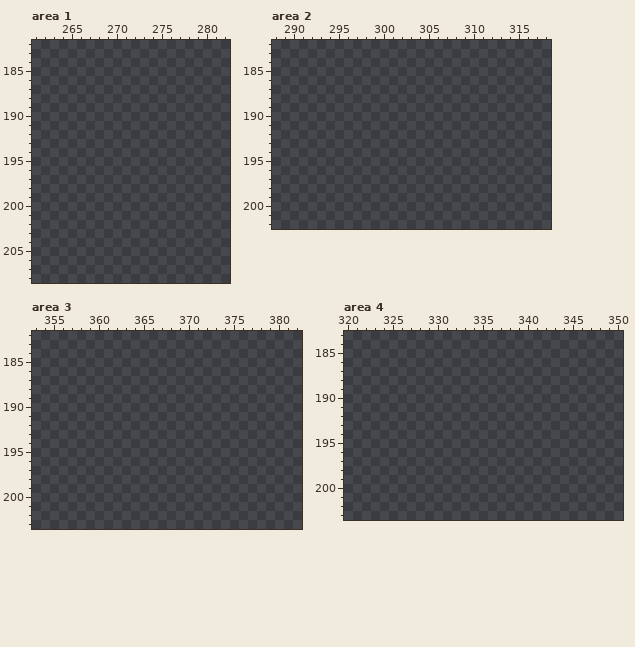
Two versions of one pixel-art file, Game_House_asets.aseprite. The first picture shows the starting point.
889x1000 pixels, 1 frame. Colours within 5 levels of each other are drawn and written as one. Shown: area 1: x 261..282, y 182..208; area 2: x 288..318, y 182..202; area 3: x 353..382, y 182..203; area 4: x 320..350, y 183..203. The commit also changed other parts of the picture, which this record leaves out.
Palette (. is transparent): 
Once edited:
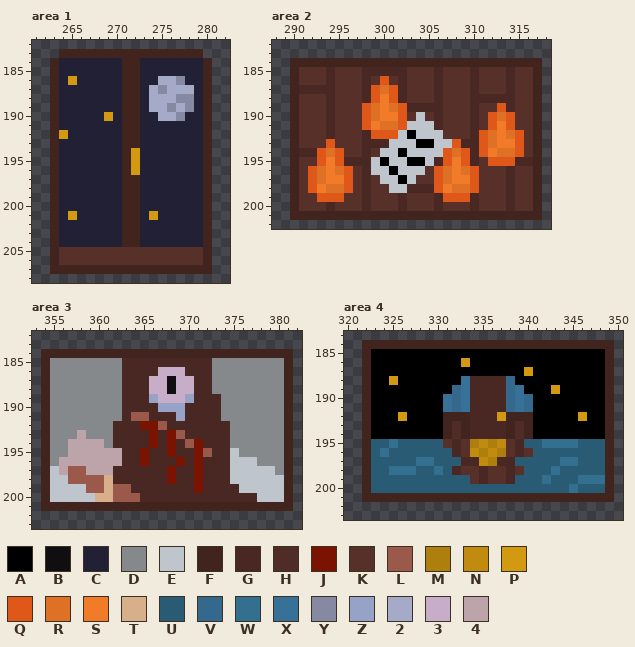
Colours new in this view: A #000000  B #100e10  C #222034  D #85898c  E #bfc5cc  F #42241f  G #492823  H #502c26  J #7a1400  K #57302a  L #9a594a  M #af7f0e  N #c08b0f  P #d39911  Q #df5719  R #df7126  S #f27b29  T #d7b08b  U #2a5b75  V #34688c  W #336f8f  X #387198  Y #8589a1  Z #97a2c7  2 #a5aac9  3 #c7adc7  4 #bda3aa
From old to new:
Area 1:
y 183: x 264..279 ................ -> FFFFFFFFFFFFFFFF
y 184..185: x 263..280 .................. -> FCCCCCCCFFCCCCCCCF
y 186: x 263..280 .................. -> FCPCCCCCFFCC22YCCF
y 187: x 263..280 .................. -> FCCCCCCCFFC2Y222CF
y 188: x 263..280 .................. -> FCCCCCCCFFC222YYCF
y 189: x 263..280 .................. -> FCCCCCCCFFC22Y2YCF
y 190: x 263..280 .................. -> FCCCCCPCFFCC22YCCF
y 191: x 263..280 .................. -> FCCCCCCCFFCCCCCCCF
y 192: x 263..280 .................. -> FPCCCCCCFFCCCCCCCF
y 193: x 263..280 .................. -> FCCCCCCCFFCCCCCCCF
y 194..196: x 263..280 .................. -> FCCCCCCCFPCCCCCCCF
y 197..200: x 263..280 .................. -> FCCCCCCCFFCCCCCCCF
y 201: x 263..280 .................. -> FCPCCCCCFFCPCCCCCF
y 202..204: x 263..280 .................. -> FCCCCCCCFFCCCCCCCF
y 205..206: x 263..280 .................. -> FKKKKKKKKKKKKKKKKF
y 207: x 263..280 .................. -> FFFFFFFFFFFFFFFFFF
Area 2:
y 184: x 290..317 ............................ -> FFFFFFFFFFFFFFFFFFFFFFFFFFFF
y 185: x 290..317 ............................ -> FKKKGKKKGGGGGKKKGKKKGKKKGKKF
y 186: x 290..317 ............................ -> FKKKGKKKGKQKGKKKGKKKGKKKGKKF
y 187: x 290..317 ............................ -> FGGGGKKKGQRQGKKKGKKKGKKKGKKF
y 188: x 290..317 ............................ -> FKKKGKKKGQSQGKKKGKKKGGGGGKKF
y 189: x 290..317 ............................ -> FKKKGKKKQRSRQGGGGKKKGKKQGKKF
y 190: x 290..317 ............................ -> FKKKGKKKQRSSQKEKGKKKGKQRQKKF
y 191: x 290..317 ............................ -> FKKKGKKKQSRRQEEEGKKKGKQSQKKF
y 192: x 290..317 ............................ -> FKKKGKKKGQQQEAEEEKKKGQRSRQKF
y 193: x 290..317 ............................ -> FKKKQKKKGGGEEEAAEEQGGQRSSQKF
y 194: x 290..317 ............................ -> FGGQRQKKGKEEAEEEEQRQGQSRRQKF
y 195: x 290..317 ............................ -> FKKQSQGGGEAEEAAEGQSQGKQQQGGF
y 196: x 290..317 ............................ -> FKQRSRQKGEEAEEEKQRSRQKKKGKKF
y 197: x 290..317 ............................ -> FKQRSSQKGKEEAEKKQRSSQKKKGKKF
y 198: x 290..317 ............................ -> FKQSRRQKGKKEEGGGQSRRQKKKGKKF
y 199: x 290..317 ............................ -> FKKQQQKKGKKKGKKKGQQQGKKKGKKF
y 200: x 290..317 ............................ -> FKKKGKKKGKKKGKKKGKKKGKKKGKKF
y 201: x 290..317 ............................ -> FFFFFFFFFFFFFFFFFFFFFFFFFFFF
Area 3:
y 184: x 354..381 ............................ -> FFFFFFFFFFFFFFFFFFFFFFFFFFFF
y 185: x 354..381 ............................ -> FDDDDDDDDGGGGGGGGGGDDDDDDDDF
y 186: x 354..381 ............................ -> FDDDDDDDDGGGG333GGGDDDDDDDDF
y 187..188: x 354..381 ............................ -> FDDDDDDDDGGG33B33GGDDDDDDDDF
y 189: x 354..381 ............................ -> FDDDDDDDDGGGZ333ZGGGDDDDDDDF
y 190: x 354..381 ............................ -> FDDDDDDDDGGGGZZZGGGGDDDDDDDF
y 191: x 354..381 ............................ -> FDDDDDDDDGLLGGGZGGGGDDDDDDDF
y 192: x 354..381 ............................ -> FDDDDDDDGGGJJLGGGGGGGDDDDDDF
y 193: x 354..381 ............................ -> FDDD4DDDGGGGJGJLGGGGGDDDDDDF
y 194: x 354..381 ............................ -> FDD4444DGGGGJGJGLJGGGDDDDDDF
y 195: x 354..381 ............................ -> FDD444444GGJGGJGGJLGGEDDDDDF
y 196: x 354..381 ............................ -> FD4444444GGJGGGJGJGGGEEEDDDF
y 197: x 354..381 ............................ -> FE4LL444GGGGGGJGGJGGGEEEEEDF
y 198: x 354..381 ............................ -> FEELLLLTGGGGGGJGGJGGGEEEEEEF
y 199: x 354..381 ............................ -> FEEEELLTLLGGGGGGGJGGGGEEEEEF
y 200: x 354..381 ............................ -> FEEEEETTLLLGGGGGGGGGGGGGEEEF
y 201: x 354..381 ............................ -> FFFFFFFFFFFFFFFFFFFFFFFFFFFF
Area 4:
y 184: x 322..349 ............................ -> FFFFFFFFFFFFFFFFFFFFFFFFFFFF
y 185: x 322..349 ............................ -> FAAAAAAAAAAAAAAAAAAAAAAAAAAF
y 186: x 322..349 ............................ -> FAAAAAAAAAAPAAAAAAAAAAAAAAAF
y 187: x 322..349 ............................ -> FAAAAAAAAAAAAAAAAAPAAAAAAAAF
y 188: x 322..349 ............................ -> FAAPAAAAAAAXGGGGVAAAAAAAAAAF
y 189: x 322..349 ............................ -> FAAAAAAAAAVXGGGGVXAAAPAAAAAF
y 190..191: x 322..349 ............................ -> FAAAAAAAAXVXGGGGVXVAAAAAAAAF
y 192: x 322..349 ............................ -> FAAAPAAAAFFFGGGPFFFAAAAAPAAF
y 193..194: x 322..349 ............................ -> FAAAAAAAAFHFGGGGFHFAAAAAAAAF
y 195: x 322..349 ............................ -> FUUWUUUUUKGKMNMNKGUUWWWWUUUF
y 196: x 322..349 ............................ -> FUWUUUUUUUGKNMNMKGKUUUUUUUUF
y 197: x 322..349 ............................ -> FUUUUUWWUUUGGNMGGUUUUUWWUUUF
y 198: x 322..349 ............................ -> FUUWWWUUWUGKKGKKGKUUUWUUUUUF
y 199: x 322..349 ............................ -> FUUUUUUUUUUUKGKKGUUUWUUUWWWF
y 200: x 322..349 ............................ -> FUUUUUUUUUUUUUUUUUUUUUUWUUUF
y 201: x 322..349 ............................ -> FFFFFFFFFFFFFFFFFFFFFFFFFFFF
Changed places in both pictures, as pixel boxes (x1, y1, x2, y2):
added: (50, 49, 212, 274)
added: (290, 58, 542, 220)
added: (41, 349, 293, 511)
added: (362, 340, 614, 502)
